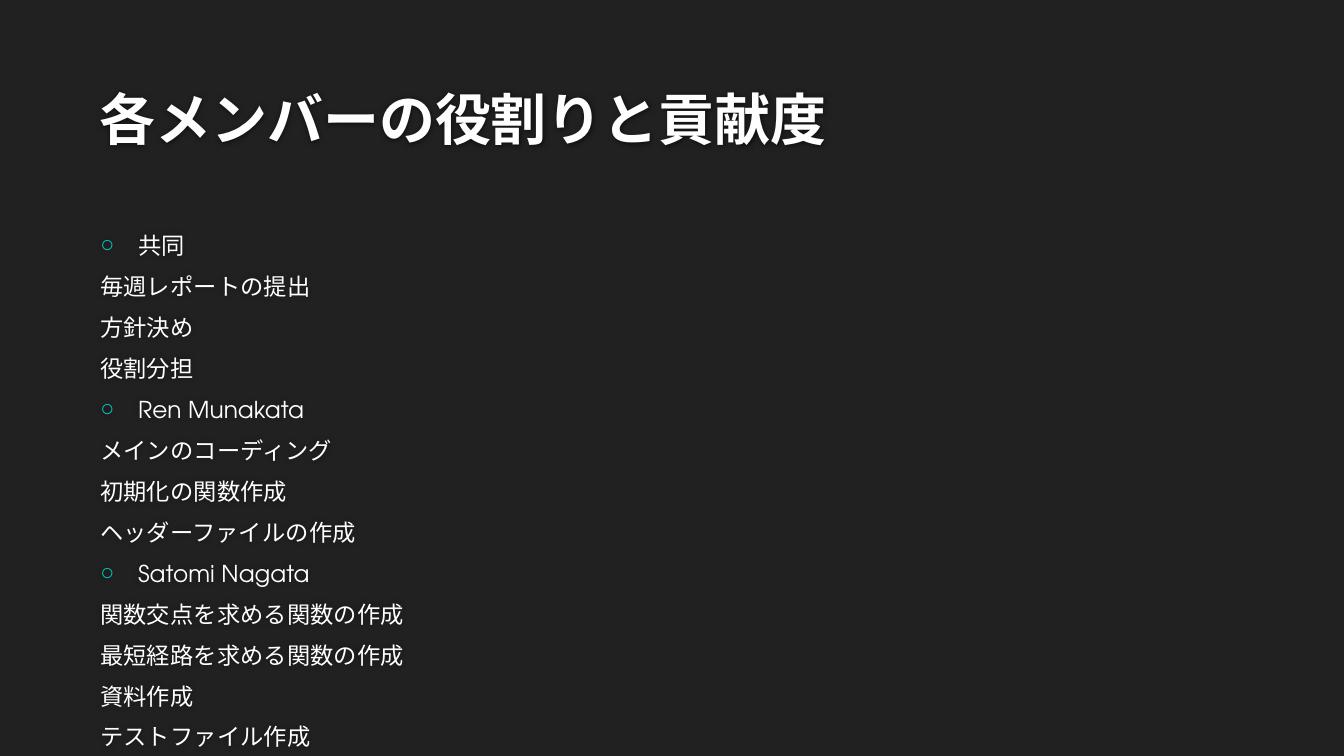
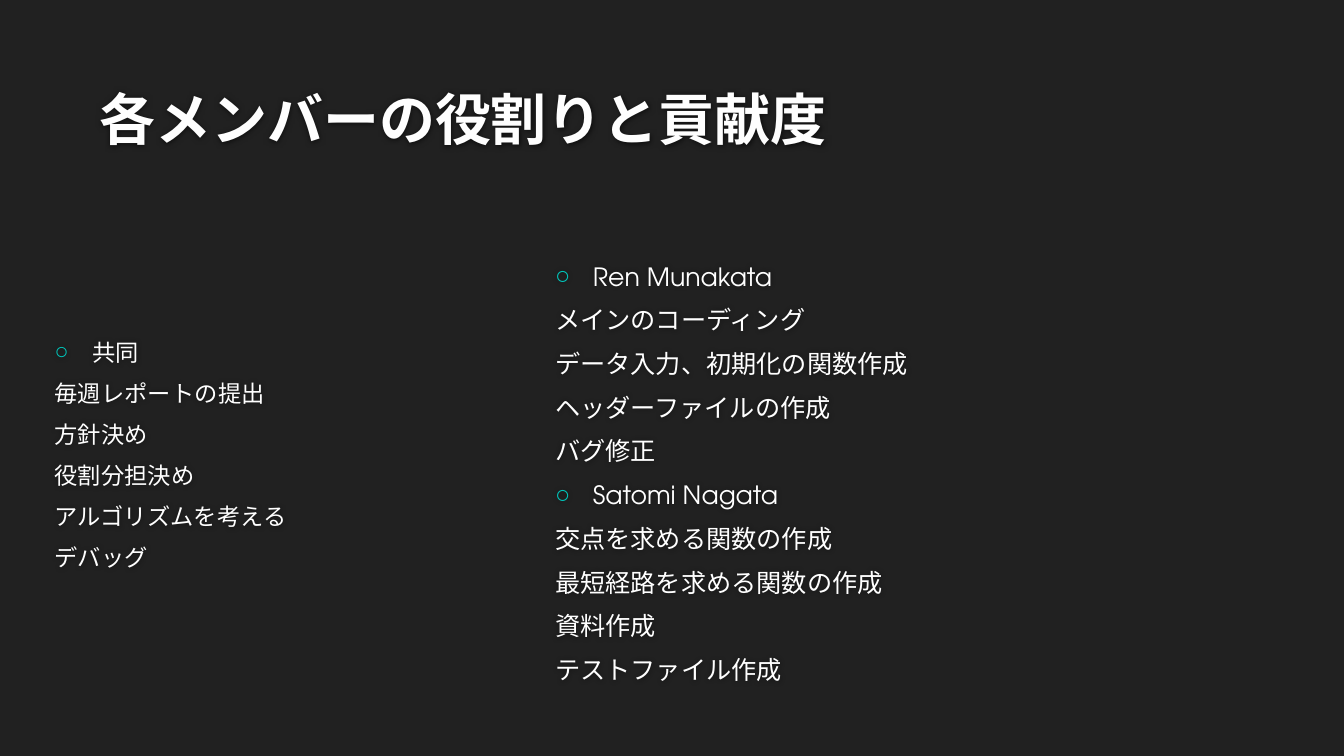
Before and after one commit to ie03-aizu-2019/ie03project-team_linearsystem, a slide deck: slide 13 of ソフトウェア総合演習.pptx. Drawn at 1344x756 pixels with LibreOffice and Linux fonts; fonts in the diff are those of the drawing; background and template pictures are left out. Boxes give left, top, right and bottom in pixels: in the first picture for what was removed or moved away, otherwise in the second. Text is boxed around its words. In the diff, an @@ line names an element or a change of style, - is before the commit and + after.

```diff
--- a/ソフトウェア総合演習.pptx
+++ b/ソフトウェア総合演習.pptx
@@ text added at (x1=555, y1=267, x2=908, y2=681), 18 pt, text #FFFFFF @@
+○ Ren Munakata
+メインのコーディング
+データ入力、初期化の関数作成
+ヘッダーファイルの作成
+バグ修正
+○ Satomi Nagata
+交点を求める関数の作成
+最短経路を求める関数の作成
+資料作成
+テストファイル作成
@@ text "共同" moved from (x1=100, y1=234, x2=403, y2=747) to (x1=55, y1=341, x2=287, y2=568) @@
@@ text at (x1=55, y1=464, x2=287, y2=568): text changed @@
-役割分担
-○ Ren Munakata
-メインのコーディング
-初期化の関数作成
-ヘッダーファイルの作成
-○ Satomi Nagata
-関数交点を求める関数の作成
-最短経路を求める関数の作成
-資料作成
-テストファイル作成
+役割分担決め
+アルゴリズムを考える
+デバッグ
```
Also in this commit, not shown: 1 other slide changed, 1 slide added, 1 slide removed.
